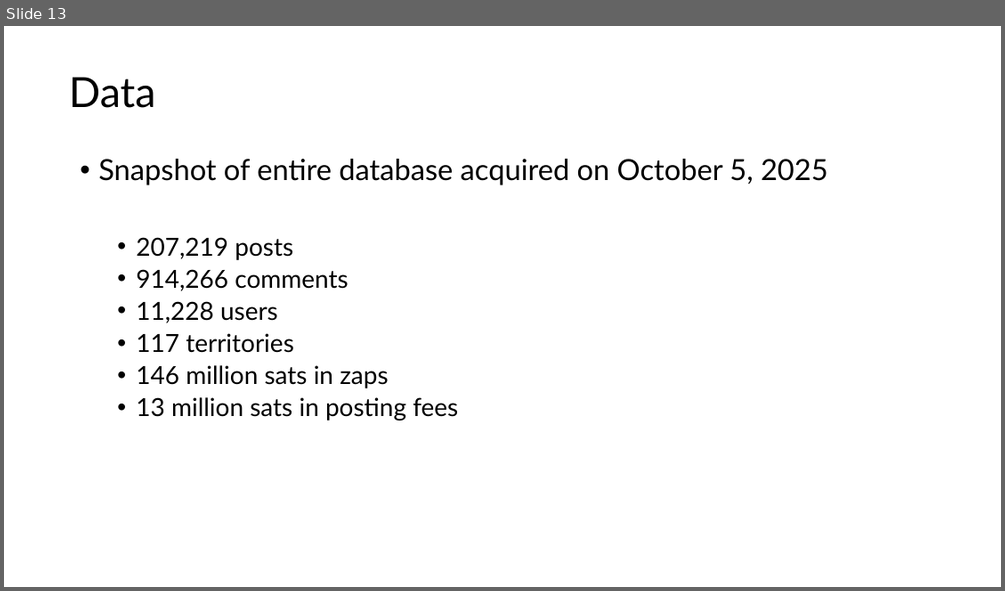
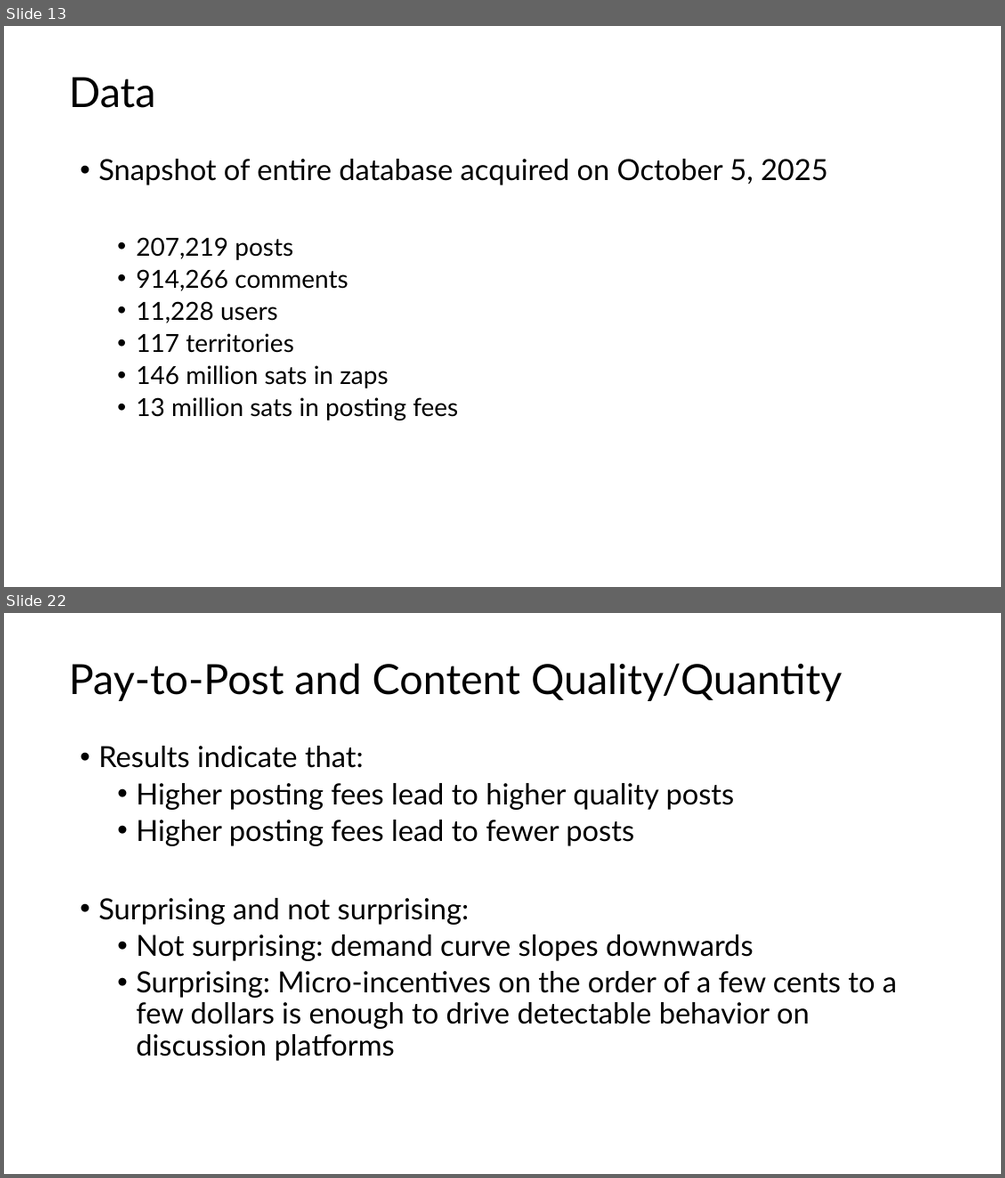
Before and after one commit to ed-kung/sn-research, a slide deck: presentations/2026-02-25-csun.pptx. Shown one above the other, each under a label of ours: slide 13 before the commit, slides 13 and 22 after it; the slides between them are not shown. The pictures are 1005x591 and 1005x1178 pixels, drawn with LibreOffice and Linux fonts; fonts in the diff are those of the drawing. Boxes give left, top, right and bottom in pixels: in the first picture for what was removed or moved away, otherwise in the second. Text is boxed around its words. In the diff, an @@ line names an element or a change of style, - is before the commit and + after.

```diff
--- a/presentations/2026-02-25-csun.pptx
+++ b/presentations/2026-02-25-csun.pptx
@@ slide 22 added at (x1=4, y1=613, x2=1001, y2=1174), background #FFFFFF @@
@@ title added at (x1=69, y1=663, x2=841, y2=701), 40 pt, text #000000 @@
+Pay-to-Post and Content Quality/Quantity
@@ text added at (x1=98, y1=746, x2=897, y2=1061), 28 pt, text #000000 @@
+• Results indicate that:
+  • Higher posting fees lead to higher quality posts
+  • Higher posting fees lead to fewer posts
+• Surprising and not surprising:
+  • Not surprising: demand curve slopes downwards
+  • Surprising: Micro-incentives on the order of a few cents to a few dollars is enough to drive detectable behavior on discussion platforms
```
Also in this commit, not shown: 19 other slides added, 1 other file.
